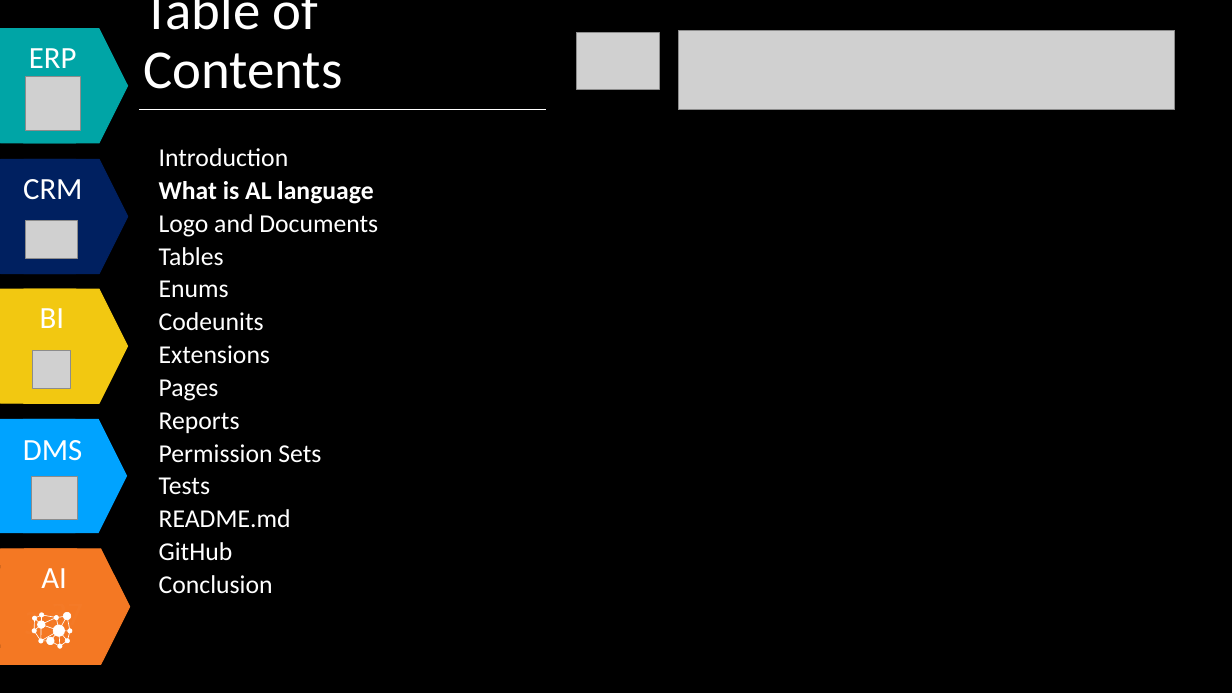
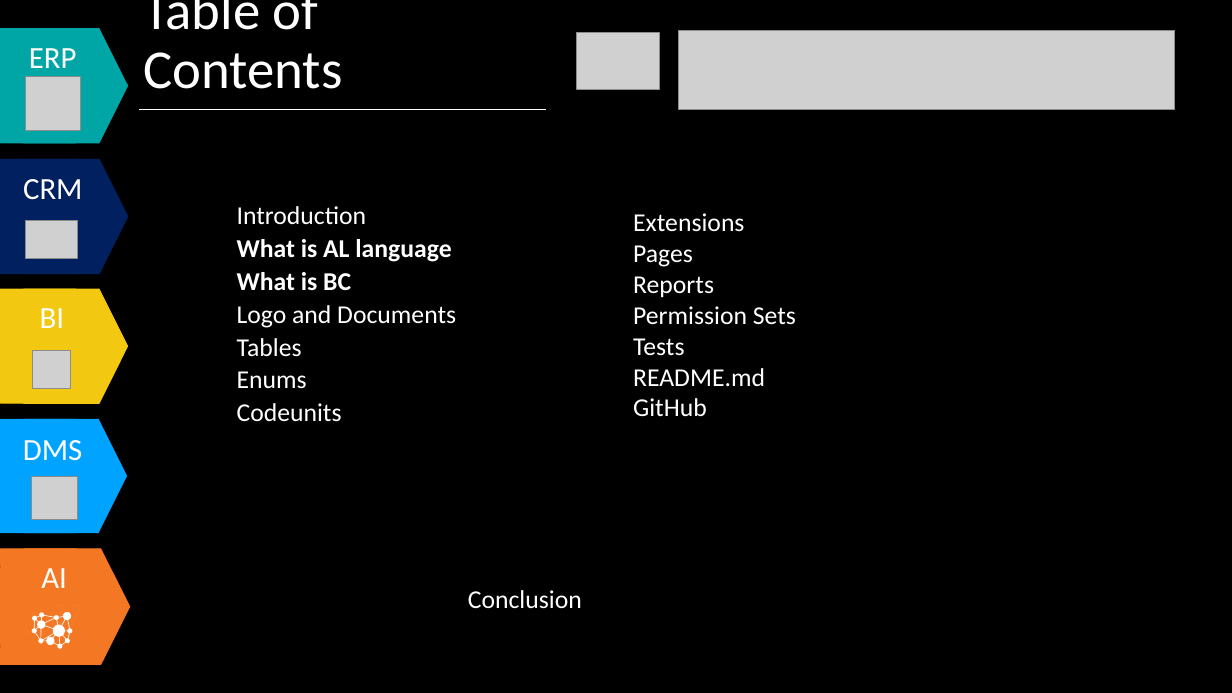
Before and after one commit to Tiffany0160/AdvancedCustomerPage, a slide deck: slide 2 of Document/Business Extension Presentation.pptx. Drawn at 1232x693 pixels with LibreOffice and Linux fonts; fonts in the diff are those of the drawing; grey boxes stand for pictures. Boxes give left, top, right and bottom in pixels: in the first picture for what was removed or moved away, otherwise in the second. Text is boxed around its words. In the diff, an @@ line names an element or a change of style, - is before the commit and + after.

```diff
--- a/Document/Business Extension Presentation.pptx
+++ b/Document/Business Extension Presentation.pptx
@@ text "Introduction": place and size @@
-text "Introduction" at box(159, 148, 378, 594)
+text "Introduction" at box(237, 206, 456, 422)
@@ text added at box(633, 213, 796, 417), 20 pt, text #FFFFFF @@
+Extensions
+Pages
+Reports
+Permission Sets
+Tests
+README.md
+GitHub
@@ text at box(237, 272, 351, 291): paragraph added @@
+What is BC
@@ text at box(159, 345, 321, 594): paragraphs removed @@
-Extensions
-Pages
-Reports
-Permission Sets
-Tests
-README.md
-GitHub
-Conclusion
@@ text added at box(468, 590, 582, 609), 20 pt, text #FFFFFF @@
+Conclusion
```
Also in this commit, not shown: 14 other slides changed, 17 slides added, 2 other files.
